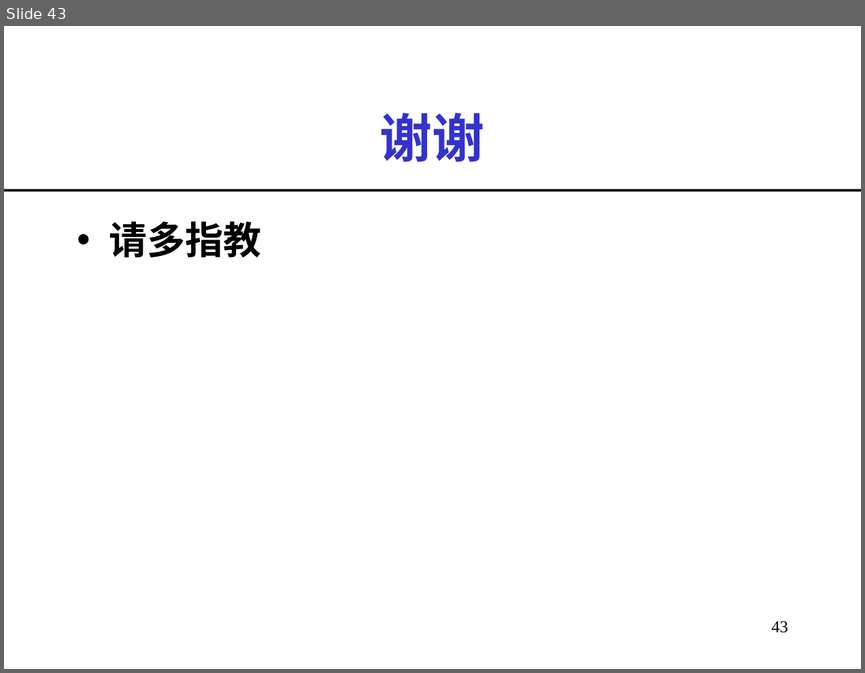
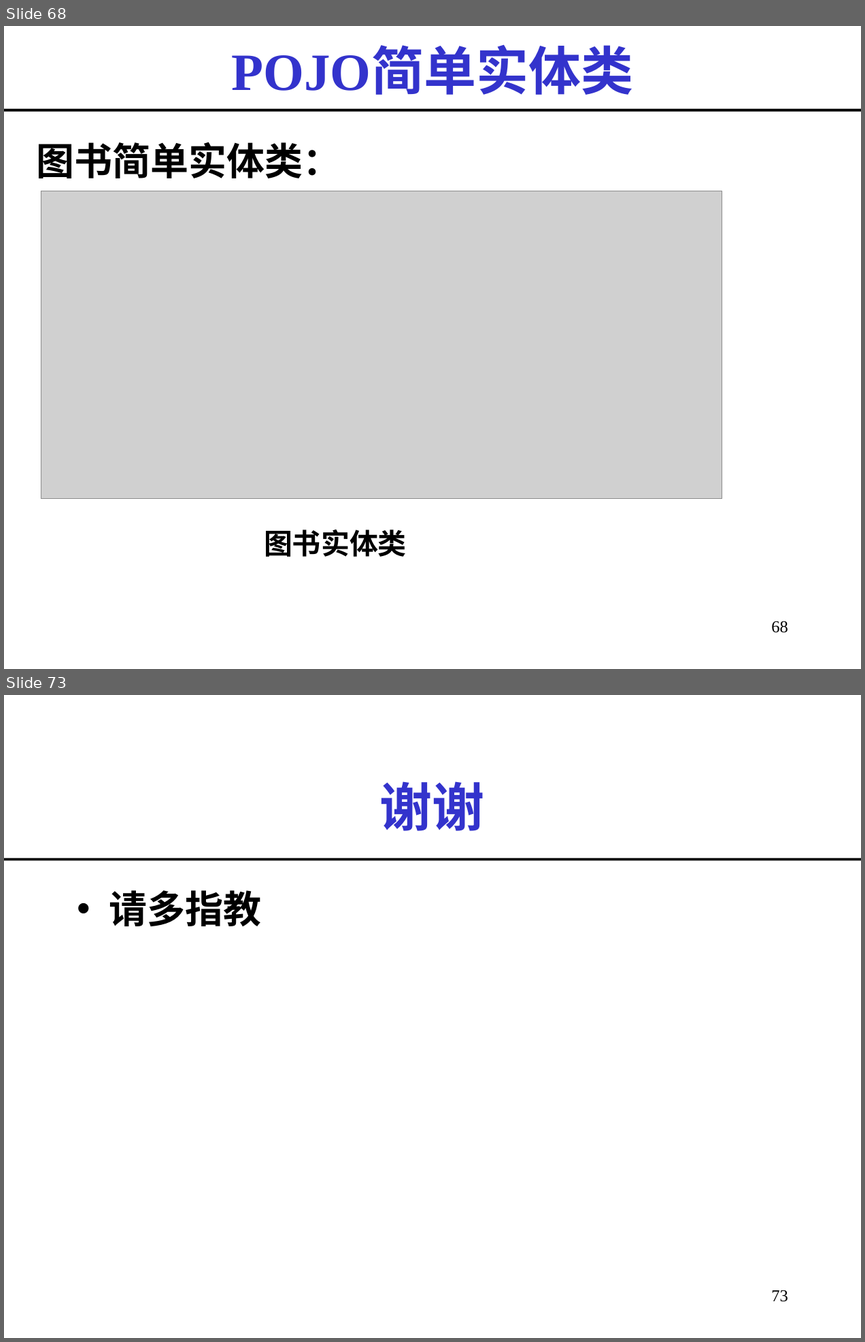
Before and after one commit to imwyw/Java, a slide deck: PPT/javaCh07_数据库连接.ppt. Shown one above the other, each under a label of ours: slide 43 before the commit, slides 68 and 73 after it; the slides between them are not shown. The pictures are 865x673 and 865x1342 pixels, drawn with LibreOffice and Linux fonts; fonts in the diff are those of the drawing; grey boxes stand for pictures. Boxes give left, top, right and bottom in pixels: in the first picture for what was removed or moved away, otherwise in the second. Text is boxed around its words. In the diff, an @@ line names an element or a change of style, - is before the commit and + after.

```diff
--- a/PPT/javaCh07_数据库连接.ppt
+++ b/PPT/javaCh07_数据库连接.ppt
@@ slide 68 added at [4,26,861,669], background #FFFFFF @@
@@ title added at [232,49,633,95], 44 pt, text #3333CC, bold @@
+POJO简单实体类
@@ line added from (4, 110) to (861, 110), #000000 2.24 pt @@
@@ text added at [37,142,341,178], 32 pt, text #000000, bold @@
+图书简单实体类：
@@ picture added at [41,191,722,499] @@
@@ text added at [264,529,407,556], 24 pt, text #000000, bold @@
+图书实体类
@@ page number added at [771,620,788,633], 14 pt, text #000000 @@
+68
@@ what was slide 43 is now slide 73 @@
@@ page number at [771,1289,788,1302]: text changed @@
-43
+73
```
Also in this commit, not shown: 1 slide changed, 29 other slides added, 8 other files.
